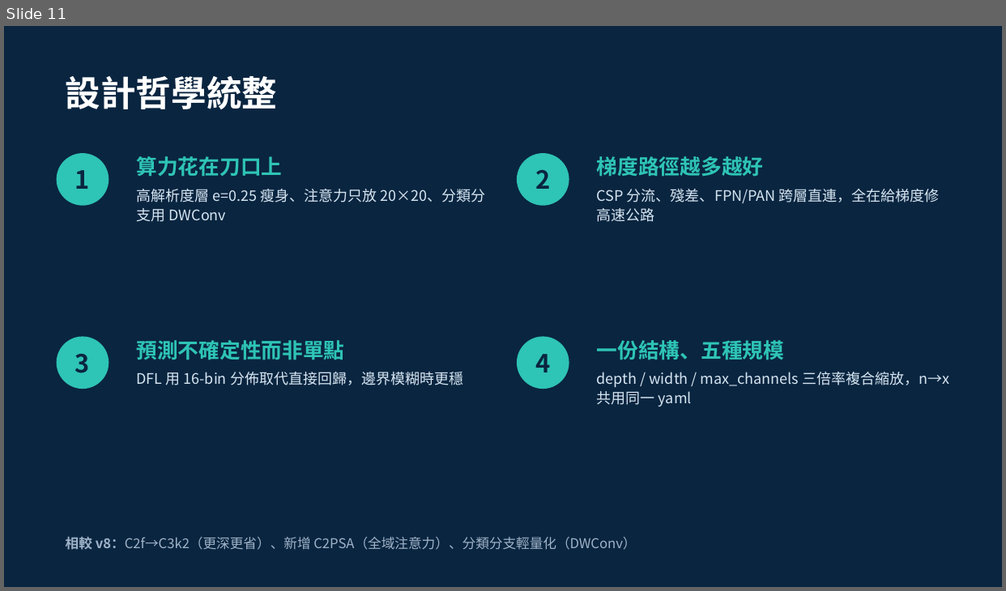
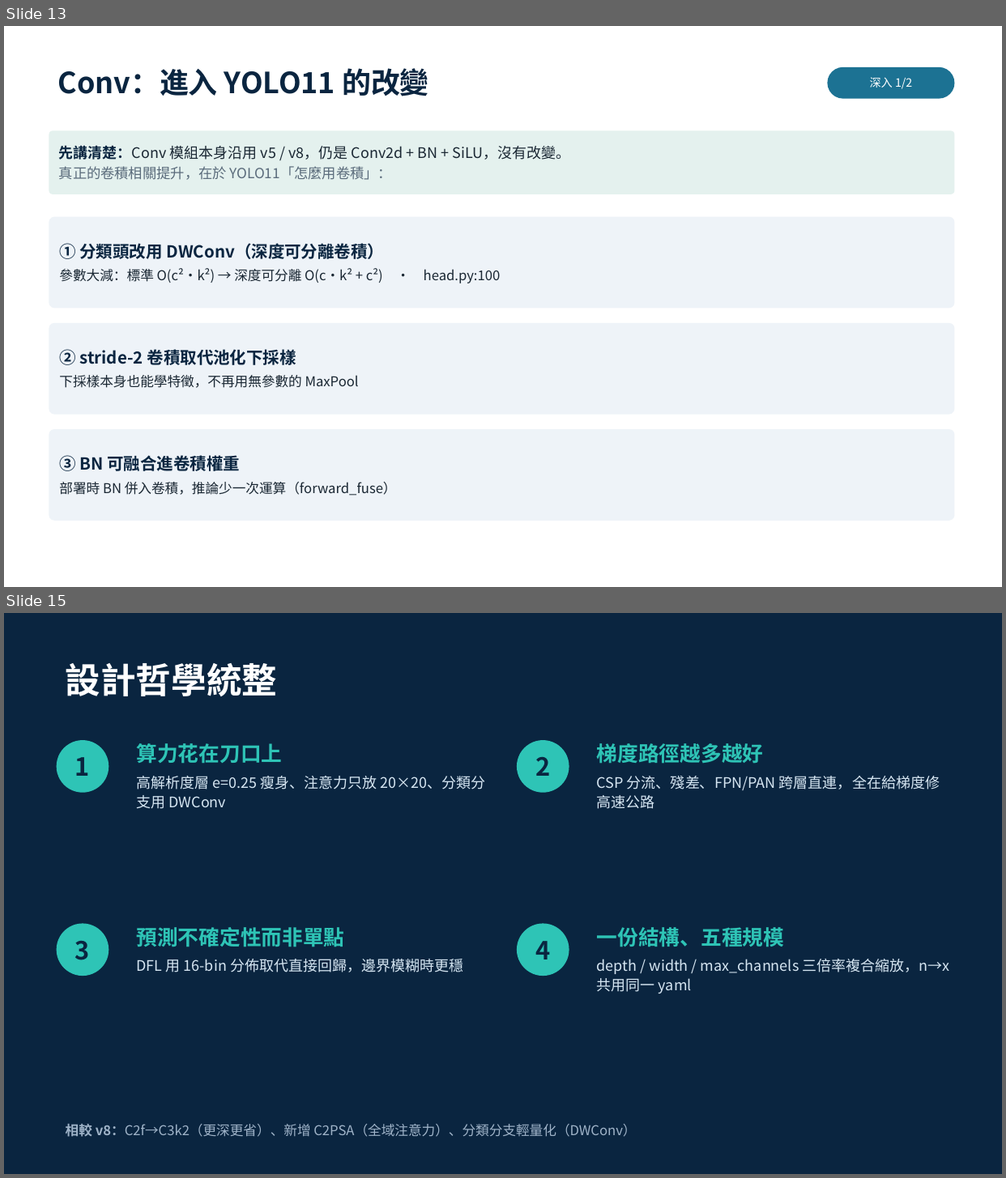
Before and after one commit to dolphineric/yolo11, a slide deck: docs/yolo11_modules.pptx. Shown one above the other, each under a label of ours: slide 11 before the commit, slides 13 and 15 after it; the slides between them are not shown. The pictures are 1006x591 and 1006x1178 pixels, drawn with LibreOffice and Linux fonts; fonts in the diff are those of the drawing. Boxes give left, top, right and bottom in pixels: in the first picture for what was removed or moved away, otherwise in the second. Text is boxed around its words. In the diff, an @@ line names an element or a change of style, - is before the commit and + after.

```diff
--- a/docs/yolo11_modules.pptx
+++ b/docs/yolo11_modules.pptx
@@ slide 13 added at box(4, 26, 1002, 587), background #FFFFFF @@
@@ text added at box(57, 68, 429, 96), 28 pt, text #0A2540, bold @@
+Conv：進入 YOLO11 的改變
@@ rounded rectangle added at box(828, 67, 955, 99), fill #1C7293, 11 pt, text #FFFFFF @@
+深入 1/2
@@ rounded rectangle added at box(49, 130, 955, 194), fill #E4F1EE, 14 pt, text #1A2733 @@
+先講清楚：Conv 模組本身沿用 v5 / v8，仍是 Conv2d + BN + SiLU，沒有改變。
+真正的卷積相關提升，在於 YOLO11「怎麼用卷積」：
@@ rounded rectangle added at box(49, 217, 955, 308), fill #EEF3F8, 13 pt, text #1A2733 @@
+① 分類頭改用 DWConv（深度可分離卷積）
+參數大減：標準 O(c²·k²) → 深度可分離 O(c·k² + c²) · head.py:100
@@ rounded rectangle added at box(49, 323, 955, 415), fill #EEF3F8, 13 pt, text #1A2733 @@
+② stride-2 卷積取代池化下採樣
+下採樣本身也能學特徵，不再用無參數的 MaxPool
@@ rounded rectangle added at box(49, 429, 955, 521), fill #EEF3F8, 13 pt, text #1A2733 @@
+③ BN 可融合進卷積權重
+部署時 BN 併入卷積，推論少一次運算（forward_fuse）
@@ what was slide 11 is now slide 15 @@
```
Also in this commit, not shown: 3 other slides added, 1 other file.
